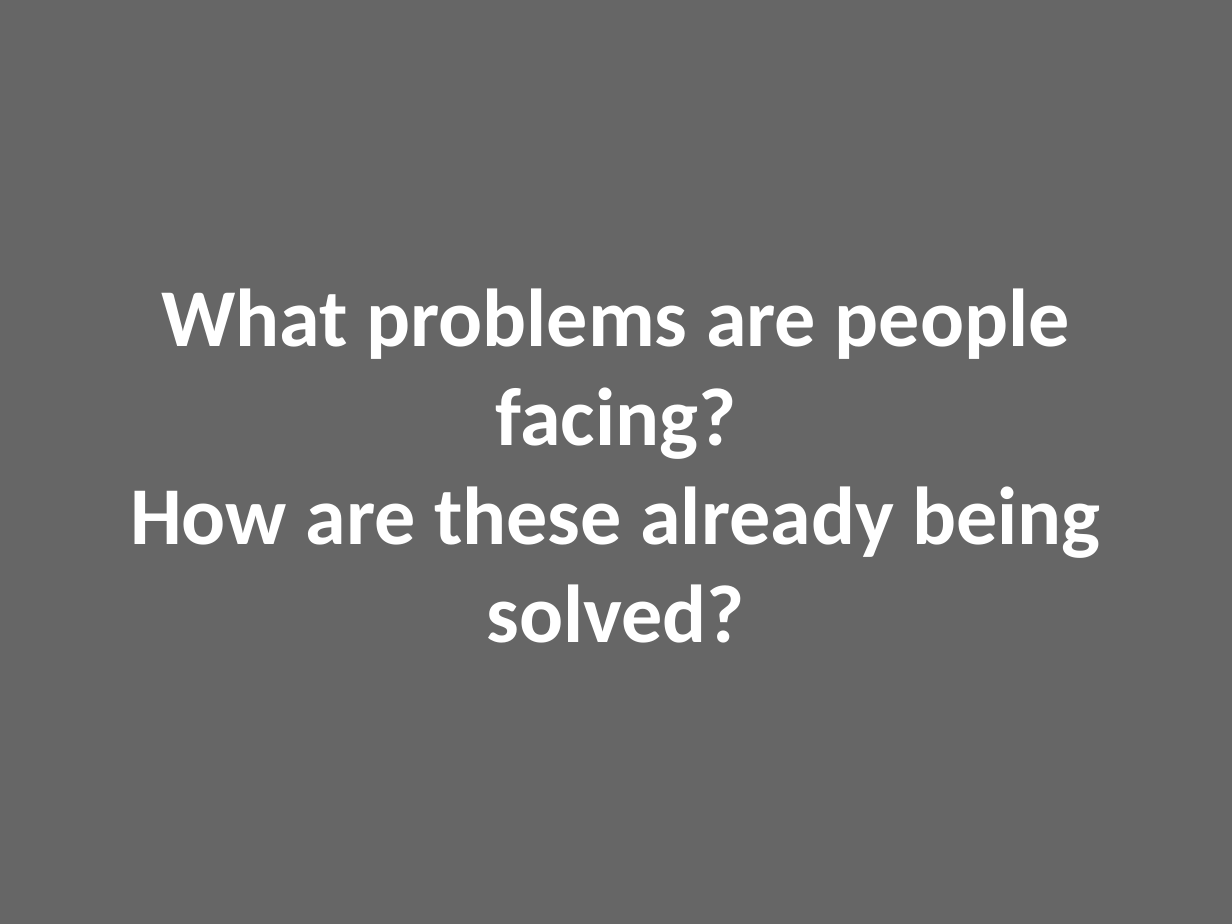
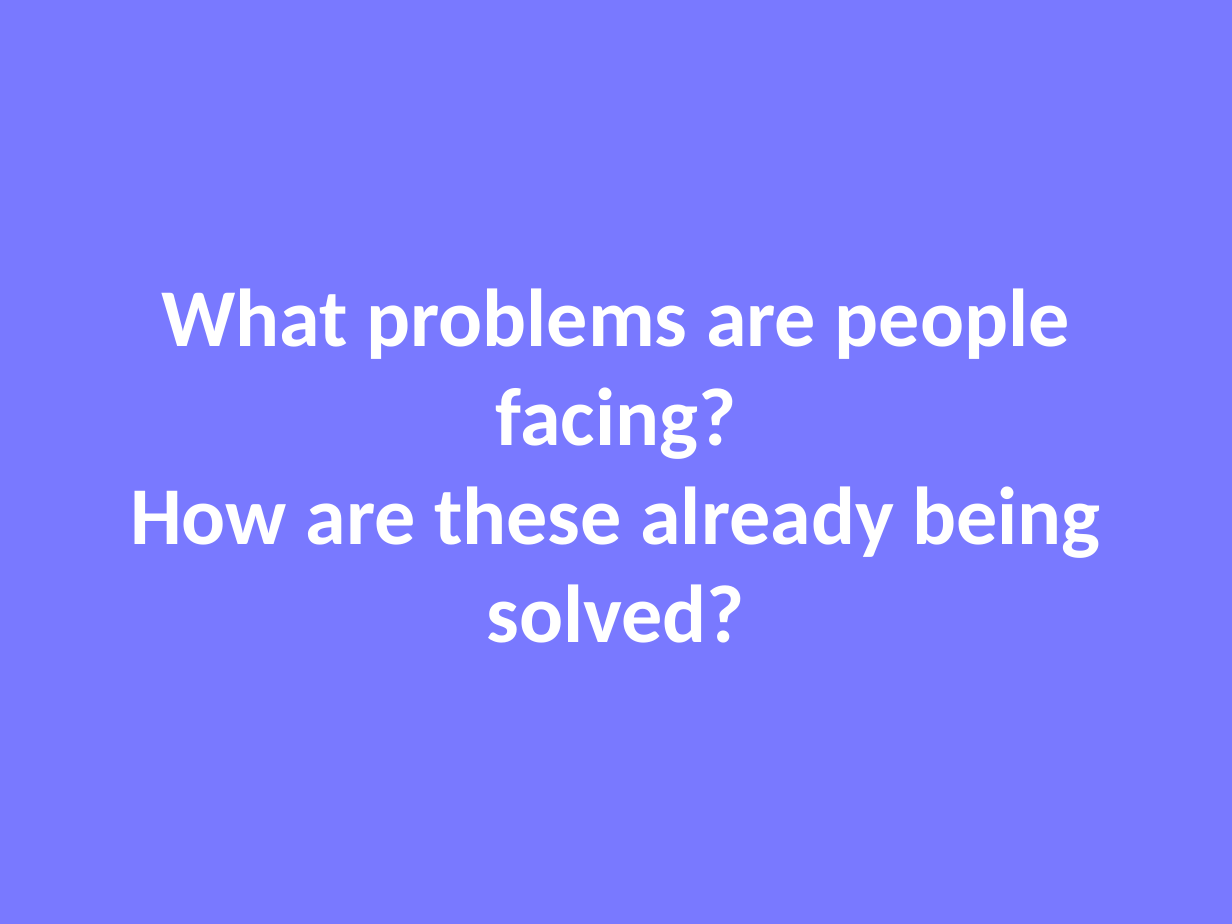
Before and after one commit to invent2017/Administrators_Project, a slide deck: slide 8 of Project_Ice.pptx (slide 5 before the commit). Drawn at 1232x924 pixels with LibreOffice and Linux fonts; fonts in the diff are those of the drawing. Boxes give left, top, right and bottom in pixels: in the first picture for what was removed or moved away, otherwise in the second. Text is boxed around its words. In the diff, an @@ line names an element or a change of style, - is before the commit and + after.

```diff
--- a/Project_Ice.pptx
+++ b/Project_Ice.pptx
@@ background #666666 to #7979FF @@
```
Also in this commit, not shown: 8 other slides changed, 8 slides added.
